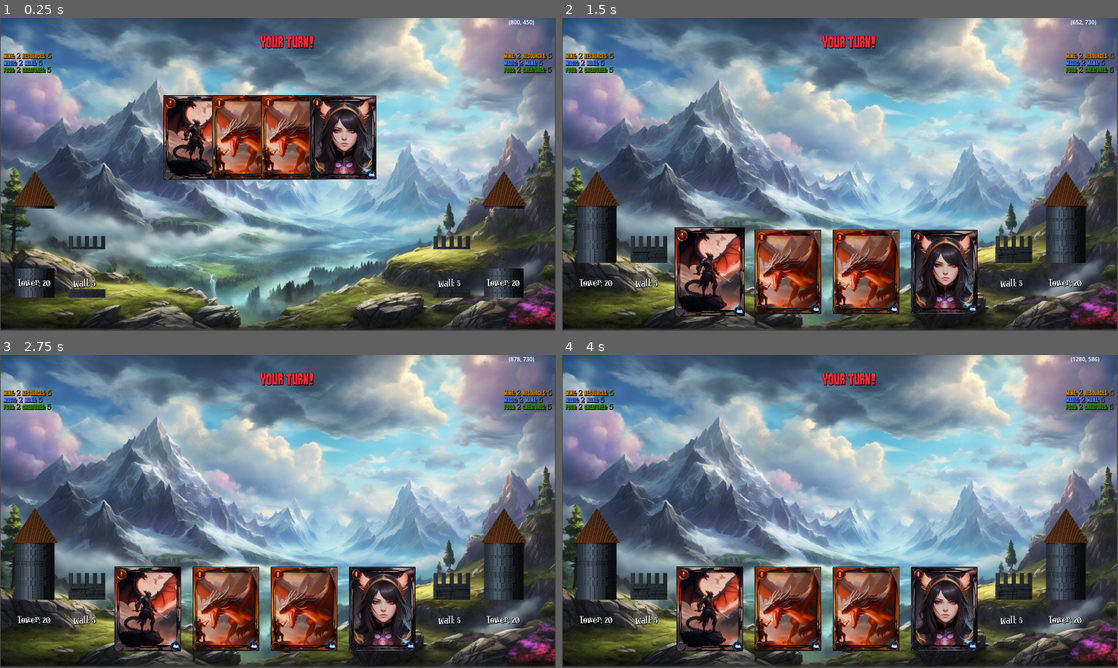
Above: before the commit, frames 1-4 (two rows, left to right).
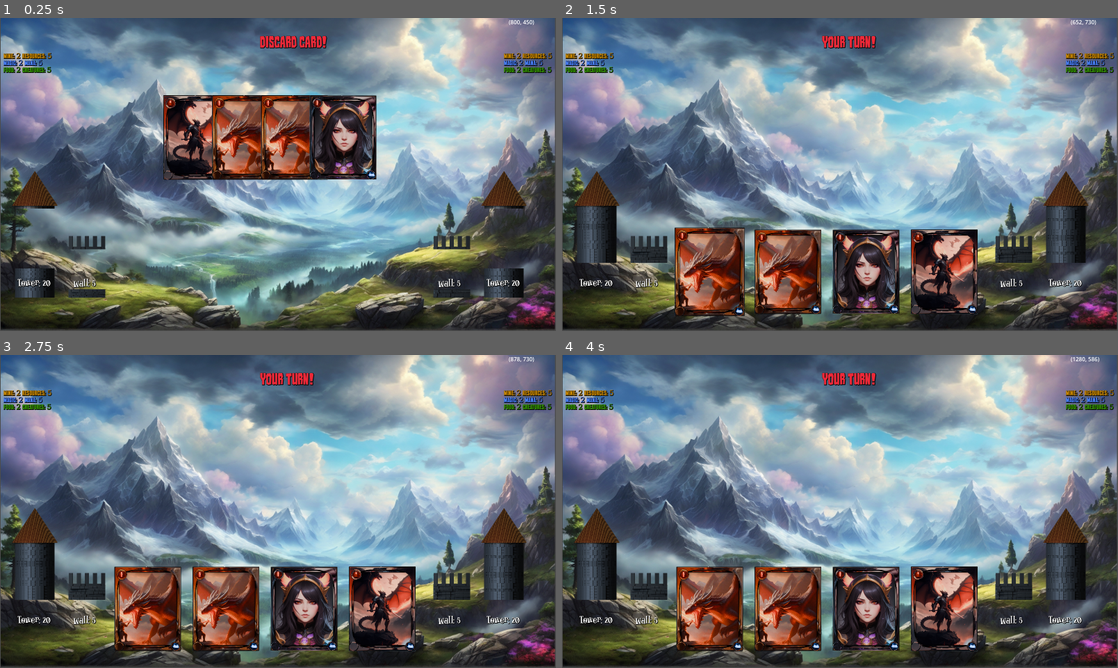
Above: after the commit, the same moments.

Repository: cylynnx/towermage
Game: Godot game, scene res://scenes/level.tscn
Two runs of this game, one before a commit and one after it. Both use one fixed random seed, a clock stepped at 60 frames per second and the inputs below.
Inputs (mouse positions are in pixels of both pictures, inside the frame that each line leads up to):
- Up to frame 1 (0.25 s): no input
- Up to frame 2 (1.5 s): move the mouse to (712, 271) at 0.52 s; click (712, 271) at 0.6 s; move the mouse to (789, 271) at 1.27 s; right-click (789, 271) at 1.35 s
- Up to frame 3 (2.75 s): tap Enter at 2 s; move the mouse to (305, 608) at 2.02 s; click (305, 608) at 2.1 s
- Up to frame 4 (4 s): tap Space at 2.75 s; move the mouse to (945, 608) at 2.77 s; right-click (945, 608) at 2.85 s; tap Enter at 3.5 s; move the mouse to (1006, 558) at 3.52 s; click (1006, 558) at 3.6 s

The runs differ from the first frame. In frame 1, 0.4% of the frame differs, in the area x 46-59%, y 5-10%; in frame 2, 8.7%, in the area x 20-75%, y 66-96%; in frame 3, 8.4%; in frame 4, 8.4%.

Commit message:
nice commit bro

Diff:
--- a/globals.gd
+++ b/globals.gd
@@ -5,4 +5,4 @@
 var current_player: Player = null
 var current_enemy: Player = null
 var turn_ended: bool = false
-var discard_flag: bool = false
+var discard_flag: bool = true
--- a/scenes/game.tscn
+++ b/scenes/game.tscn
@@ -54,4 +54,6 @@
 wait_time = 3.436
 one_shot = true
 
+[node name="TurnPauseTimer" type="Timer" parent="Timers"]
+
 [connection signal="timeout" from="Timers/FadeOutCardTimer" to="." method="_on_fade_out_card_timer_timeout"]
